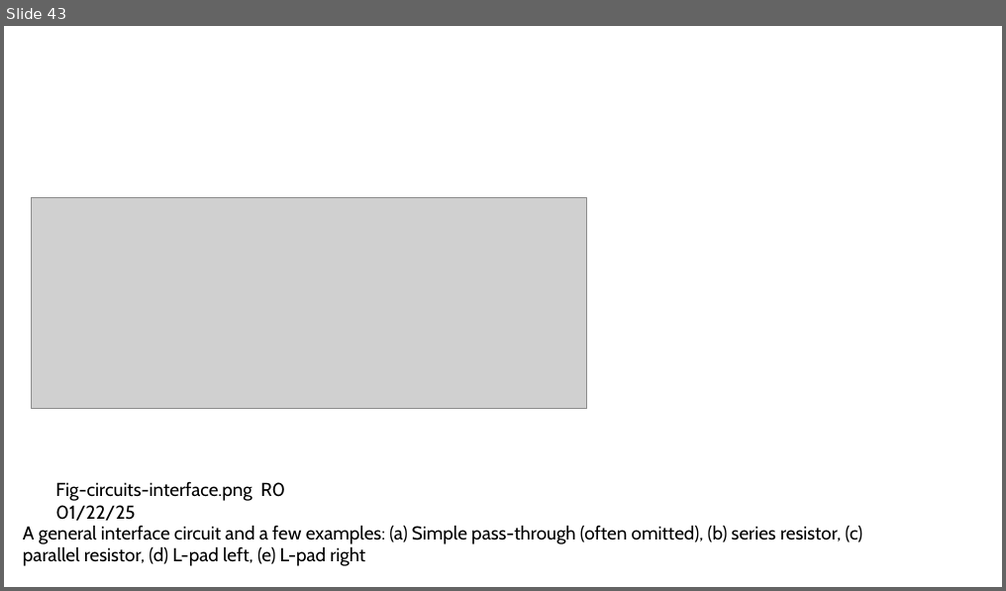
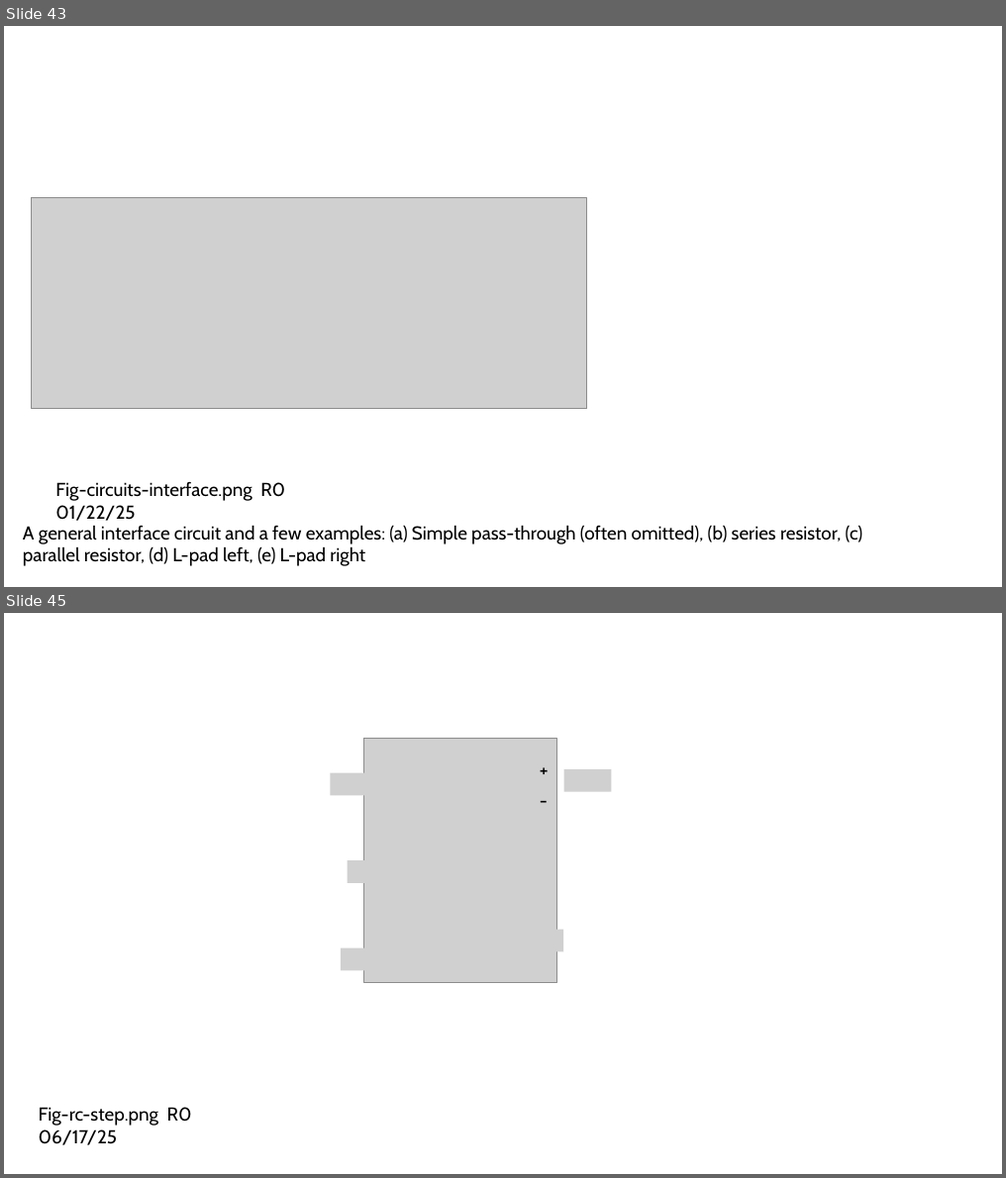
Before and after one commit to mixignal-press/ebook-ice1, a slide deck: figures/fig.pptx. Shown one above the other, each under a label of ours: slide 43 before the commit, slides 43 and 45 after it; the slides between them are not shown. The pictures are 1006x591 and 1006x1178 pixels, drawn with LibreOffice and Linux fonts; fonts in the diff are those of the drawing; grey boxes stand for pictures; background and template pictures are left out. Boxes give left, top, right and bottom in pixels: in the first picture for what was removed or moved away, otherwise in the second. Text is boxed around its words. In the diff, an @@ line names an element or a change of style, - is before the commit and + after.

Commit message:
update

```diff
--- a/figures/fig.pptx
+++ b/figures/fig.pptx
@@ slide 45 added at <box>4,613,1002,1174</box>, background #FFFFFF @@
@@ group added at <box>331,738,611,983</box>: 9 pictures, 2 texts @@
++
+-
@@ text added at <box>39,1107,192,1146</box>, 18 pt, text #000000 @@
+Fig-rc-step.png R0 06/17/25
```
Also in this commit, not shown: 1 other slide added.
